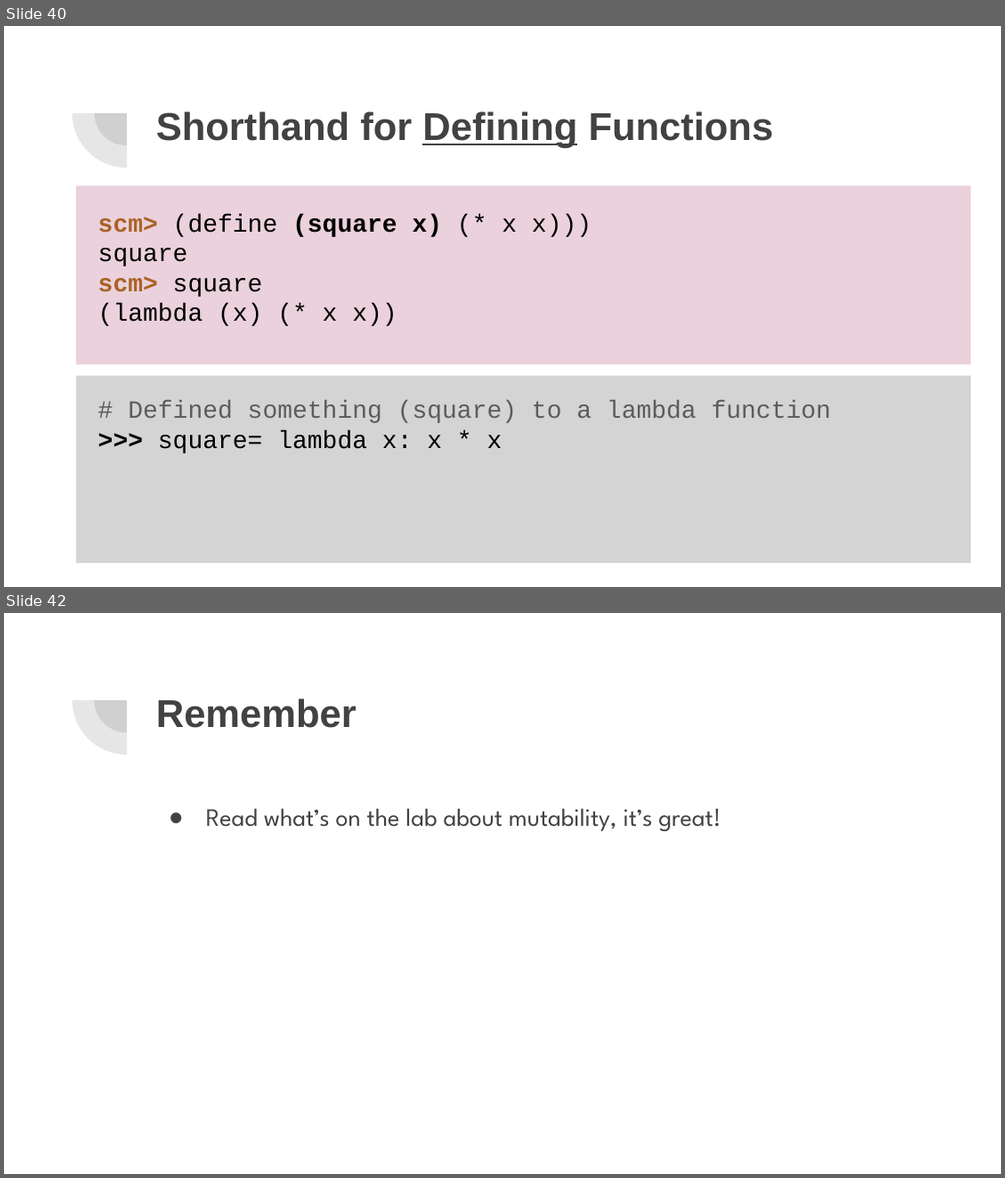
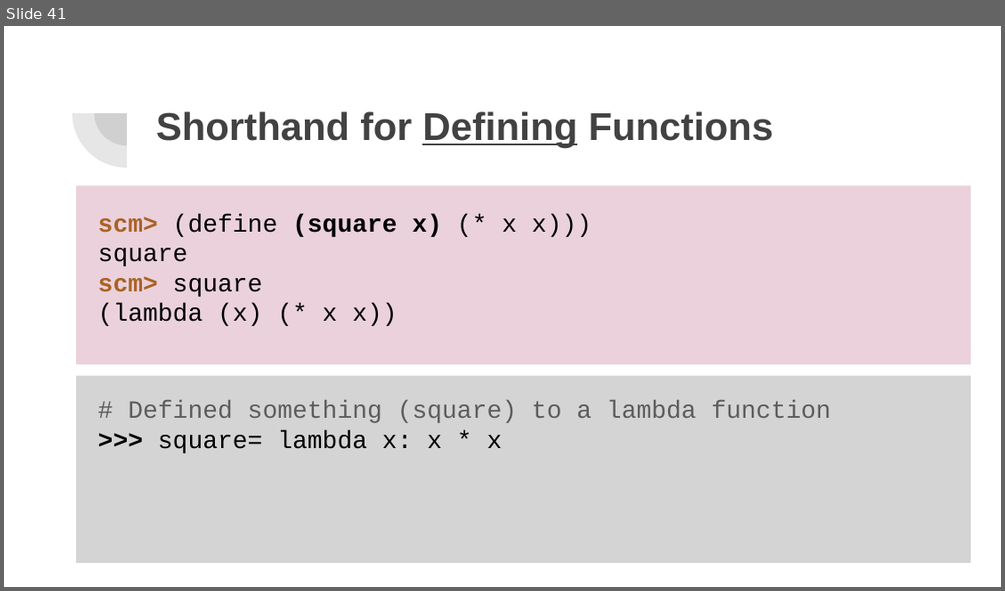
Before and after one commit to cameronmalloy/cameron-malloy, a slide deck: public/pdfs/lab6slides.pptx. Shown one above the other, each under a label of ours: slides 40 and 42 before the commit, slide 41 after it; the slides between them are not shown. The pictures are 1005x1178 and 1005x591 pixels, drawn with LibreOffice and Linux fonts; fonts in the diff are those of the drawing. Boxes give left, top, right and bottom in pixels: in the first picture for what was removed or moved away, otherwise in the second. Text is boxed around its words. In the diff, an @@ line names an element or a change of style, - is before the commit and + after.

```diff
--- a/public/pdfs/lab6slides.pptx
+++ b/public/pdfs/lab6slides.pptx
@@ slide 42 removed at [4, 613, 1001, 1174], background #FFFFFF; not listed: 2 template elements that a slide beside it also shows @@
@@ title removed at [156, 698, 356, 728] @@
-Remember
@@ text removed at [206, 808, 720, 831] @@
-● Read what’s on the lab about mutability, it’s great!
@@ what was slide 40 is now slide 41 @@
```
Also in this commit, not shown: 1 slide changed, 17 slides added, 1 other file.
